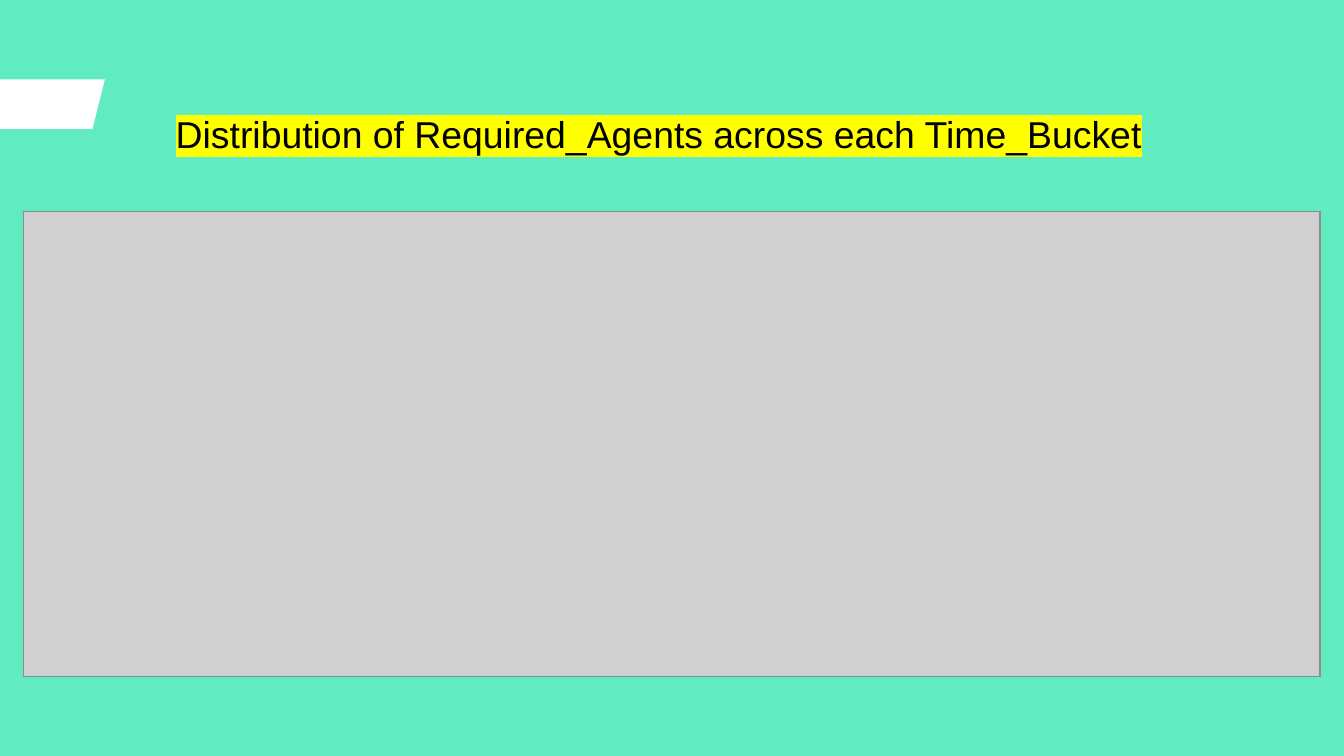
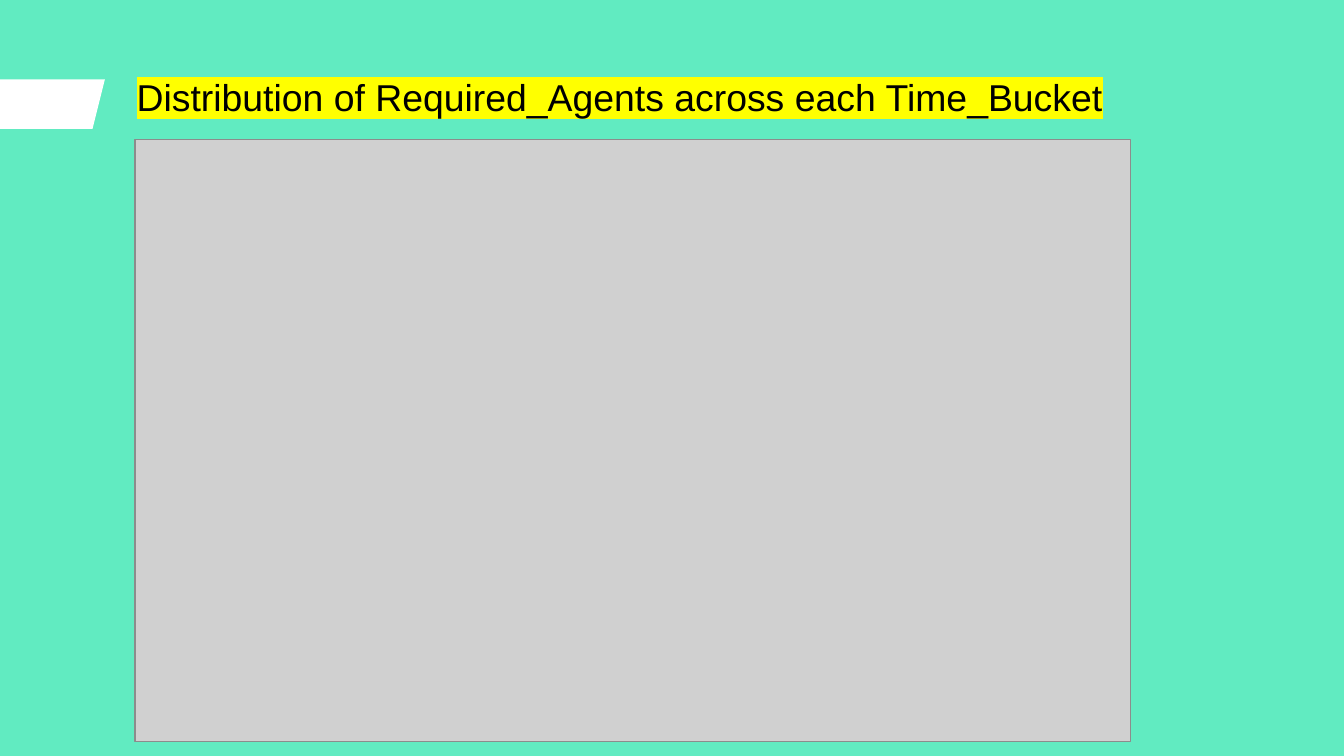
Before and after one commit to ShindeYash/ABC_Call_Volume_Trend, a slide deck: slide 19 of Call_Volume_Trend_Analysis_Report.pptx. Drawn at 1344x756 pixels with LibreOffice and Linux fonts; fonts in the diff are those of the drawing; grey boxes stand for pictures. Boxes give left, top, right and bottom in pixels: in the first picture for what was removed or moved away, otherwise in the second. Text is boxed around its words. In the diff, an @@ line names an element or a change of style, - is before the commit and + after.

```diff
--- a/Call_Volume_Trend_Analysis_Report.pptx
+++ b/Call_Volume_Trend_Analysis_Report.pptx
@@ text "Distribution of Required_Agents across each ...": place and size @@
-text "Distribution of Required_Agents across each ..." at bbox=[176, 121, 1142, 156]
+text "Distribution of Required_Agents across each ..." at bbox=[137, 84, 1103, 118]
@@ picture: place and size @@
-picture at bbox=[24, 211, 1321, 676]
+picture at bbox=[134, 140, 1130, 742]
```
Also in this commit, not shown: 3 other slides changed, 7 slides added, 6 slides removed, 5 other files.
